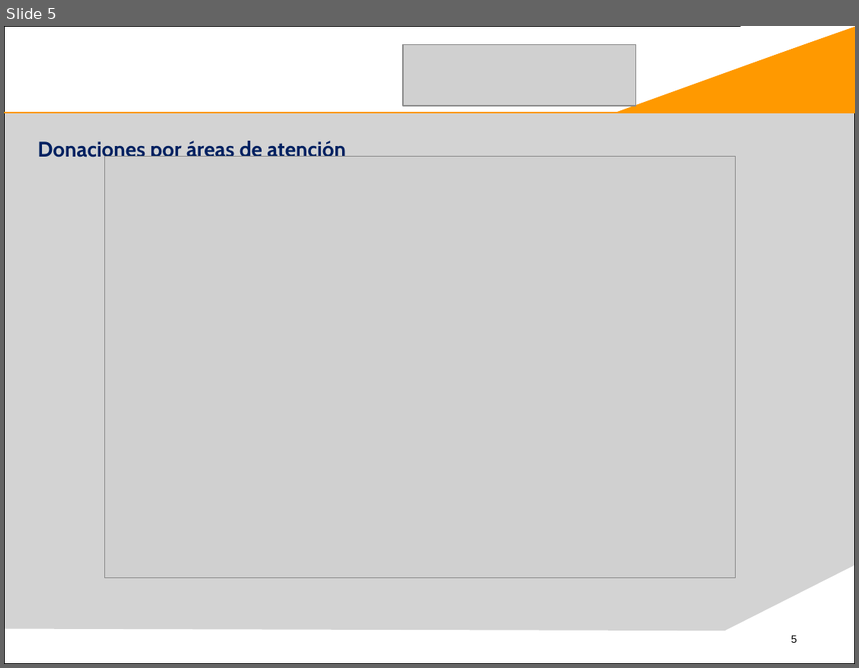
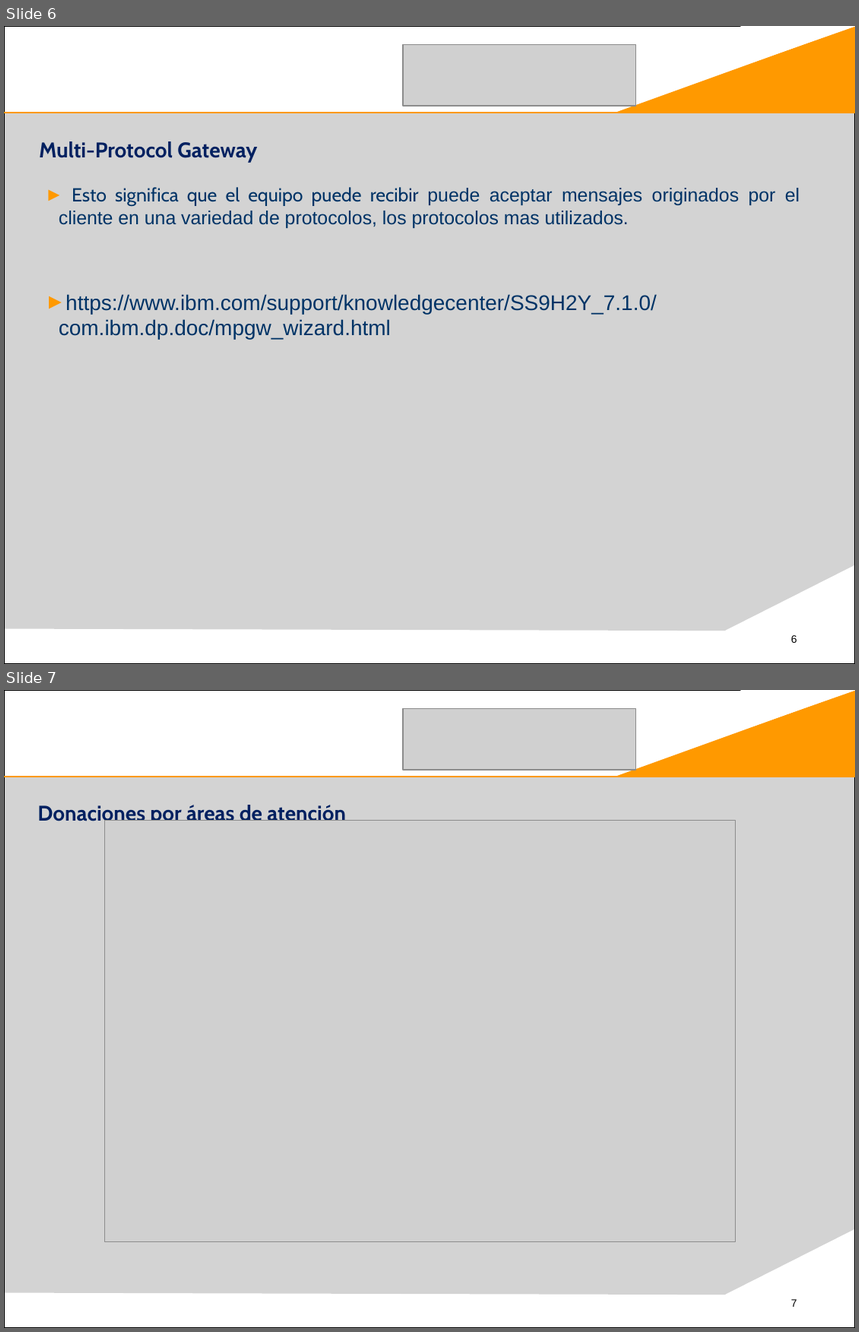
Before and after one commit to Slaif3r/fechas, a slide deck: Presentación IBM DATAPOWER.pptx. Shown one above the other, each under a label of ours: slide 5 before the commit, slides 6 and 7 after it. The pictures are 859x668 and 859x1332 pixels, drawn with LibreOffice and Linux fonts; fonts in the diff are those of the drawing; grey boxes stand for pictures; background and template pictures are left out. Boxes give left, top, right and bottom in pixels: in the first picture for what was removed or moved away, otherwise in the second. Text is boxed around its words. In the diff, an @@ line names an element or a change of style, - is before the commit and + after.

```diff
--- a/Presentación IBM DATAPOWER.pptx
+++ b/Presentación IBM DATAPOWER.pptx
@@ slide 6 added at [4,26,855,664], background #FFFFFF; not listed: 7 template elements that a slide beside it also shows @@
@@ picture added at [403,45,636,106] @@
@@ title added at [39,142,257,163], 18 pt, text #002060, bold @@
+Multi-Protocol Gateway
@@ text added at [45,187,800,339], 16 pt, text #003366 @@
+► Esto significa que el equipo puede recibir puede aceptar mensajes originados por el cliente en una variedad de protocolos, los protocolos mas utilizados.
+► https://www.ibm.com/support/knowledgecenter/SS9H2Y_7.1.0/com.ibm.dp.doc/mpgw_wizard.html
@@ what was slide 5 is now slide 7 @@
@@ page number at [791,1300,797,1307]: text changed @@
-5
+7
```
Also in this commit, not shown: 1 slide changed, 3 other slides added, 2 slides removed, 1 other file.
